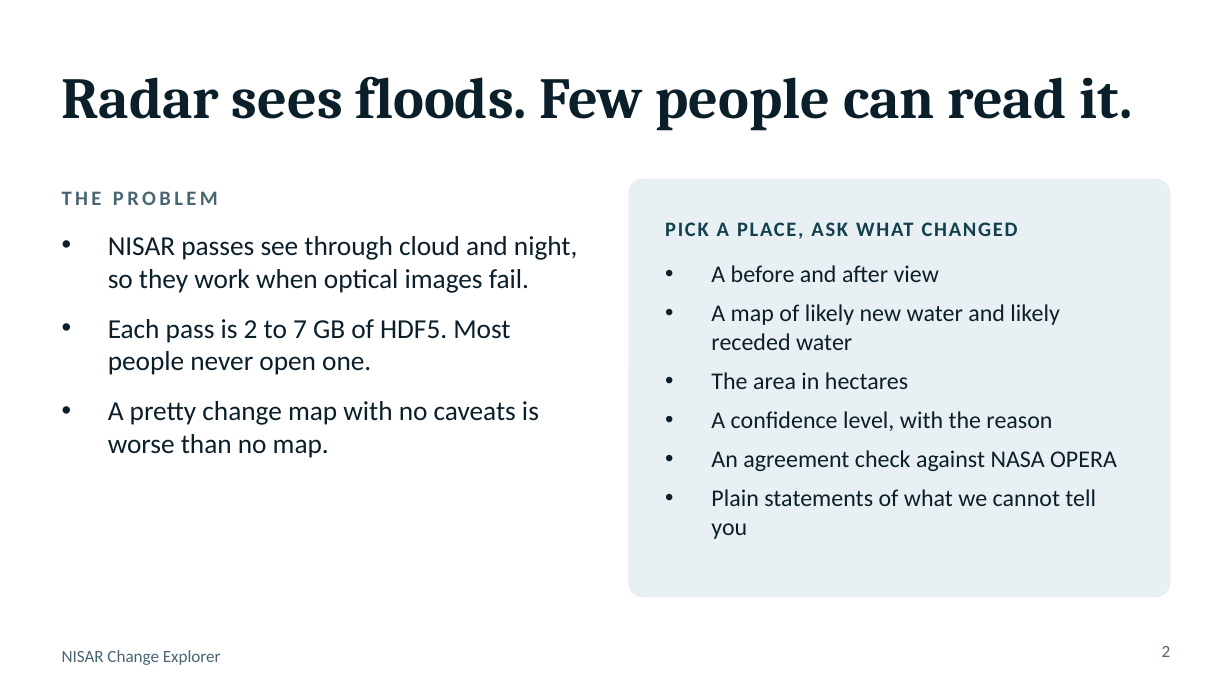
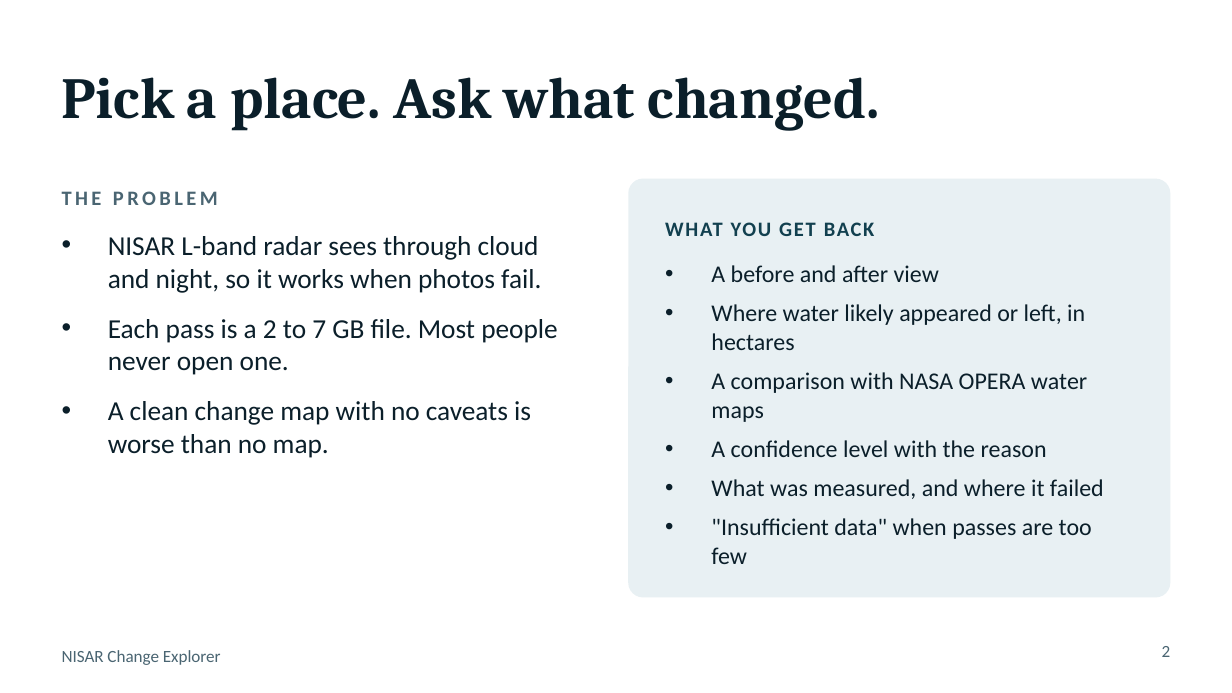
Before and after one commit to abilashprabakar27-ctrl/nisar, a slide deck: slide 2 of science/docs/NISAR_Change_Explorer.pptx. Drawn at 1232x693 pixels with LibreOffice and Linux fonts; fonts in the diff are those of the drawing. Boxes give left, top, right and bottom in pixels: in the first picture for what was removed or moved away, otherwise in the second. Text is boxed around its words. In the diff, an @@ line names an element or a change of style, - is before the commit and + after.

```diff
--- a/science/docs/NISAR_Change_Explorer.pptx
+++ b/science/docs/NISAR_Change_Explorer.pptx
@@ text at [62,77,880,131]: text changed @@
-Radar sees floods. Few people can read it.
+Pick a place. Ask what changed.
@@ text at [108,236,557,458]: text changed @@
-• NISAR passes see through cloud and night, so they work when optical images fail.
-• Each pass is 2 to 7 GB of HDF5. Most people never open one.
-• A pretty change map with no caveats is worse than no map.
+• NISAR L-band radar sees through cloud and night, so it works when photos fail.
+• Each pass is a 2 to 7 GB file. Most people never open one.
+• A clean change map with no caveats is worse than no map.
@@ text at [665,222,875,236]: text changed @@
-PICK A PLACE, ASK WHAT CHANGED
+WHAT YOU GET BACK
@@ text at [711,304,1104,564]: text changed @@
-• A map of likely new water and likely receded water
-• The area in hectares
-• A confidence level, with the reason
-• An agreement check against NASA OPERA
-• Plain statements of what we cannot tell you
+• Where water likely appeared or left, in hectares
+• A comparison with NASA OPERA water maps
+• A confidence level with the reason
+• What was measured, and where it failed
+• "Insufficient data" when passes are too few
```
Also in this commit, not shown: 5 other slides changed, 1 slide added, 1 slide removed.
